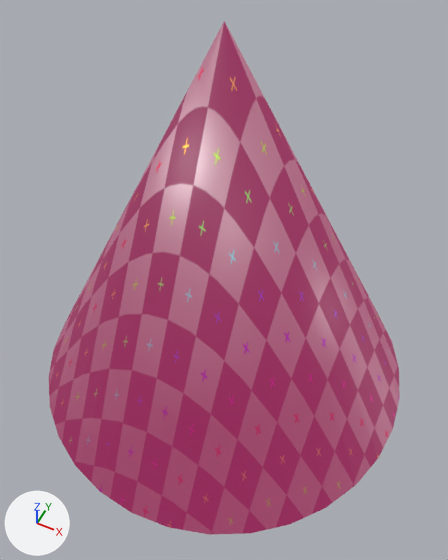
The FBX model editor/assets/models/fbx/Cone.fbx: old version first, new version second.
One viewpoint serves both versions: a 50 mm camera at (0.92, -1.84, 1.99) aimed at (0.07, -0.14, -0.14). Lighting does not change. The marker at lower left points along +X, +Y and +Z.
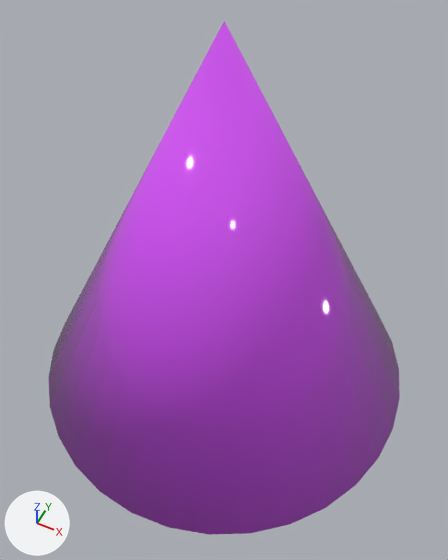
Changed parts and their boxes (x1, y1, x2, y2) in the pictures (448 x 560 px):
'Cone', recoloured (pink to purple): (48, 21, 400, 535) in both

What the commit changed:
Material 'RandomPBRMaterial.024' (mat_randompbrmaterial_024) is new.
Its base color is (0.713, 0.0934, 0.993) (purple #dc56fe).
Its metallic is 0.149.
Its roughness is 0.0657.
me_cone has 97 vertices, 129 faces and spans x -1.0..1.0, y -1.0..1.0, z -1.0..1.0.
me_cone no longer uses material mat_randommaterial_001 (picture img_uv_debug_png).
me_cone now uses material mat_randompbrmaterial_024 (purple #dc56fe).
